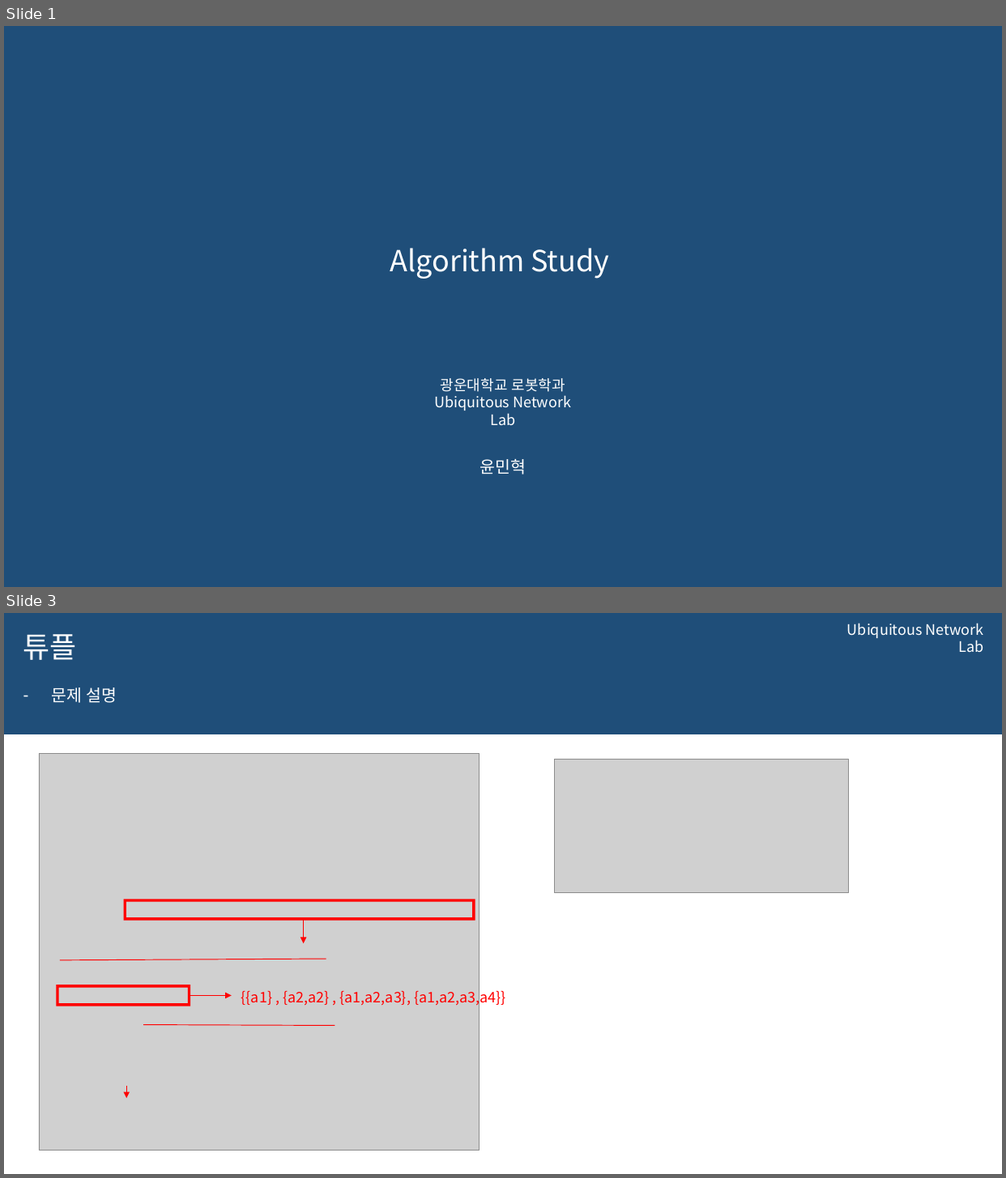
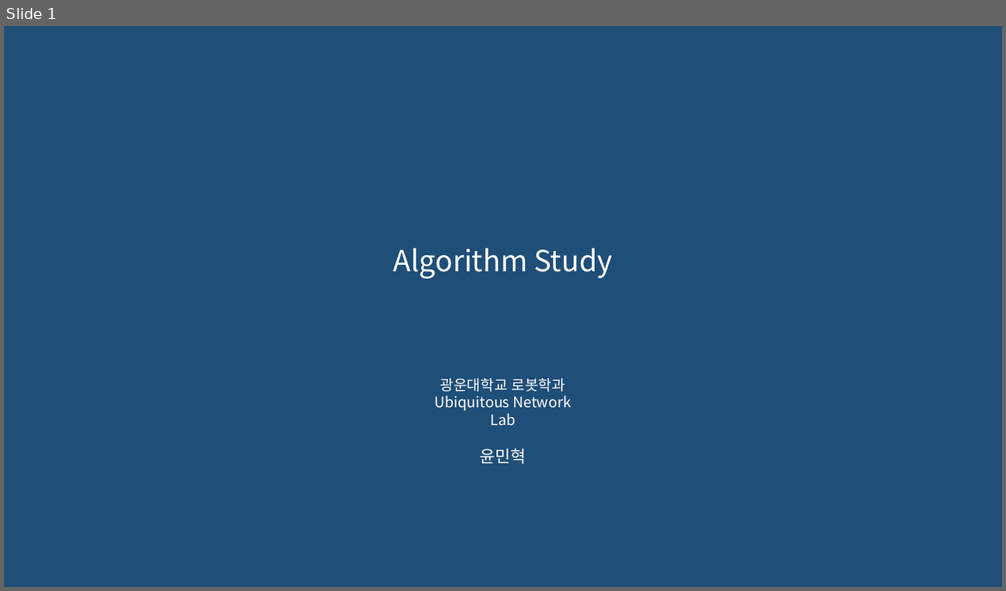
Before and after one commit to 0913ktg/Algorithm_Study, a slide deck: week_5/ppt/MinhyeokYun.pptx. Shown one above the other, each under a label of ours: slides 1 and 3 before the commit, slide 1 after it; the slides between them are not shown. The pictures are 1006x1178 and 1006x591 pixels, drawn with LibreOffice and Linux fonts; fonts in the diff are those of the drawing; grey boxes stand for pictures; background and template pictures are left out. Boxes give left, top, right and bottom in pixels: in the first picture for what was removed or moved away, otherwise in the second. Text is boxed around its words. In the diff, an @@ line names an element or a change of style, - is before the commit and + after.

```diff
--- a/week_5/ppt/MinhyeokYun.pptx
+++ b/week_5/ppt/MinhyeokYun.pptx
@@ slide 3 removed at box(4, 613, 1002, 1174), background #FFFFFF @@
@@ rectangle removed at box(4, 613, 1002, 735) @@
@@ title removed at box(23, 634, 77, 660) @@
-튜플
@@ text removed at box(847, 623, 984, 652) @@
-Ubiquitous Network Lab
@@ text removed at box(51, 688, 117, 703) @@
-– 문제 설명
@@ picture removed at box(39, 754, 479, 1151) @@
@@ picture removed at box(554, 759, 849, 893) @@
@@ frame removed at box(124, 899, 475, 920) @@
@@ arrow removed from (304, 920) to (304, 944) @@
@@ line removed from (59, 960) to (326, 959) @@
@@ frame removed at box(57, 985, 190, 1006) @@
@@ arrow removed from (190, 995) to (232, 995) @@
@@ text removed at box(241, 988, 506, 1007) @@
-{{a1} , {a2,a2} , {a1,a2,a3}, {a1,a2,a3,a4}}
@@ line removed from (143, 1024) to (335, 1025) @@
@@ arrow removed from (127, 1086) to (127, 1099) @@
@@ slide 1 changed as well @@
@@ title "Algorithm Study": place and size @@
-title "Algorithm Study" at box(390, 248, 610, 279)
+title "Algorithm Study" at box(394, 248, 613, 279)
@@ subtitle "윤민혁": place and size @@
-subtitle "윤민혁" at box(480, 459, 526, 475)
+subtitle "윤민혁" at box(480, 449, 526, 464)
```
Also in this commit, not shown: 1 other slide changed, 4 slides added, 4 other slides removed, 1 other file.
